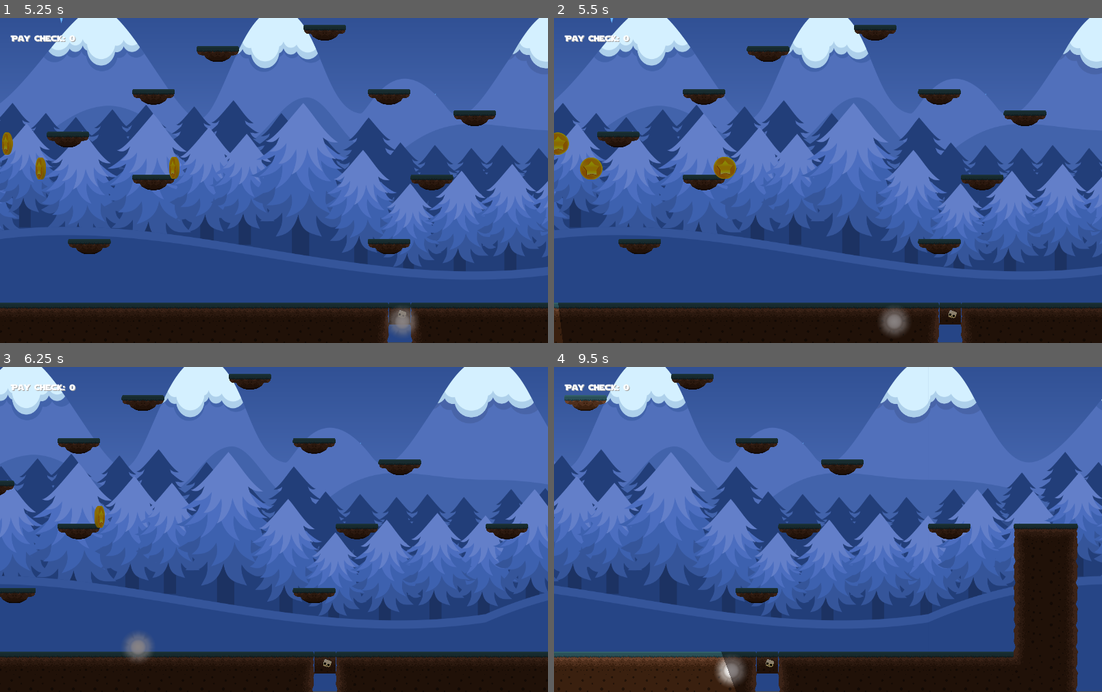
Above: before the commit, frames 1-4 (two rows, left to right).
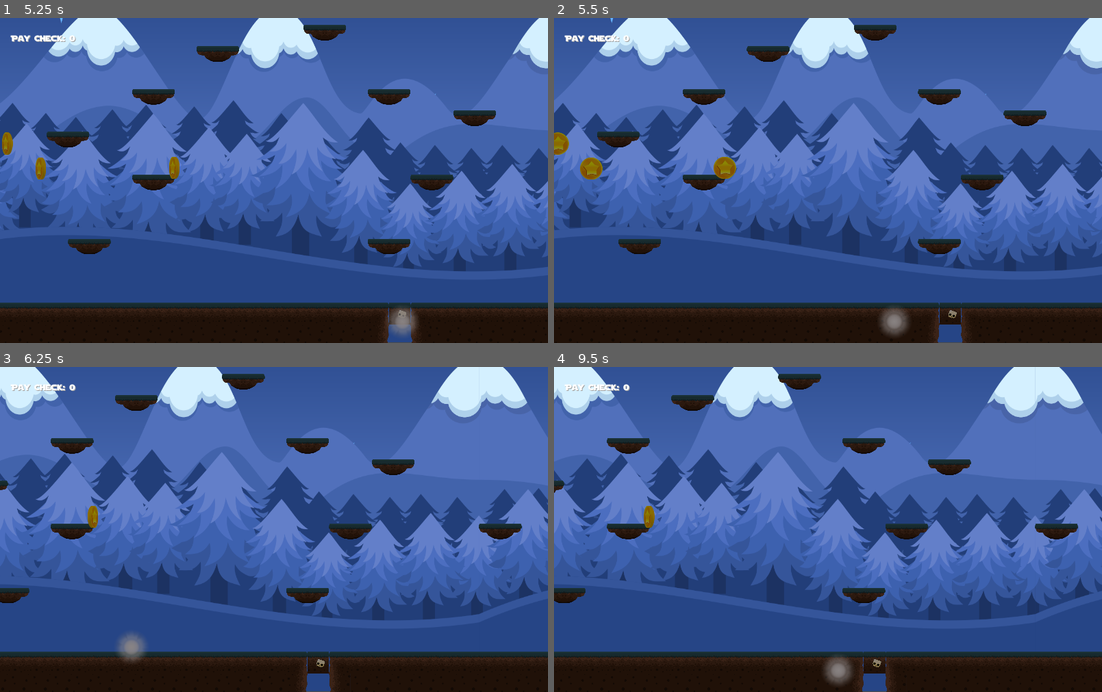
Above: after the commit, the same moments.

Repository: ahmet9cengiz/DarkLight
Game: Godot game, scene res://test.tscn
Same seed, same stepped clock (60 frames per second), same inputs: the game is played once before the commit and once after it. This scene is started directly instead of the project's main scene.
Inputs:
- Up to frame 1 (5.25 s): tap Enter (ui_accept) at 0.5, 0.77, 1.52, 3.02, 3.77, 4.52 s; hold Right (ui_right) 0.53-2.03 s; hold Left (ui_left) 2.03-2.78 s; hold Right (ui_right) 2.78-4.28 s; hold Left (ui_left) 4.28-5.03 s; hold Right (ui_right) from 5.03 s (still down)
- Up to frame 2 (5.5 s): keep holding Right (ui_right)
- Up to frame 3 (6.25 s): release Right (ui_right) at 5.78 s; hold Left (ui_left) from 5.78 s (still down); tap Enter (ui_accept) at 6.02 s
- Up to frame 4 (9.5 s): tap Enter (ui_accept) at 6.77, 7.52, 9.02 s; release Left (ui_left) at 7.28 s; hold Right (ui_right) from 7.28 s (still down)

Frame 1 is identical in both runs. In frame 2, 0.1% of the frame differs, in the area x 0-2%, y 87-100%; in frame 3, 11%; in frame 4, 42%, in the area x 0-100%, y 0-100%.

Commit message:
Dying animation is added

Diff:
--- a/DarkLightGame/NinjaBoy.gd
+++ b/DarkLightGame/NinjaBoy.gd
@@ -42,3 +42,11 @@
 			motion.x = lerp(motion.x, 0, 0.02)
 
 	motion = move_and_slide(motion, UP)
+
+
+
+
+func _on_NinjaBoy_animation_finished():
+	if $NinjaBoy.animation == "die":
+		$NinjaBoy.playing = false
+		$NinjaBoy.frame = 9
--- a/DarkLightGame/Player.tscn
+++ b/DarkLightGame/Player.tscn
@@ -24,6 +24,16 @@
 [ext_resource path="res://images/ninjaBoy/Run_Right__009.png" type="Texture" id=22]
 [ext_resource path="res://images/ninjaBoy/Jump_Right__006.png" type="Texture" id=23]
 [ext_resource path="res://images/ninjaBoy/Jump_Right__009.png" type="Texture" id=24]
+[ext_resource path="res://images/ninjaBoy/Dead__000.png" type="Texture" id=25]
+[ext_resource path="res://images/ninjaBoy/Dead__001.png" type="Texture" id=26]
+[ext_resource path="res://images/ninjaBoy/Dead__002.png" type="Texture" id=27]
+[ext_resource path="res://images/ninjaBoy/Dead__003.png" type="Texture" id=28]
+[ext_resource path="res://images/ninjaBoy/Dead__004.png" type="Texture" id=29]
+[ext_resource path="res://images/ninjaBoy/Dead__005.png" type="Texture" id=30]
+[ext_resource path="res://images/ninjaBoy/Dead__006.png" type="Texture" id=31]
+[ext_resource path="res://images/ninjaBoy/Dead__007.png" type="Texture" id=32]
+[ext_resource path="res://images/ninjaBoy/Dead__008.png" type="Texture" id=33]
+[ext_resource path="res://images/ninjaBoy/Dead__009.png" type="Texture" id=34]
 
 [sub_resource type="SpriteFrames" id=1]
 animations = [ {
@@ -51,6 +61,11 @@
 "loop": true,
 "name": "fall",
 "speed": 5.0
+}, {
+"frames": [ ExtResource( 25 ), ExtResource( 26 ), ExtResource( 27 ), ExtResource( 28 ), ExtResource( 29 ), ExtResource( 30 ), ExtResource( 31 ), ExtResource( 32 ), ExtResource( 33 ), ExtResource( 34 ) ],
+"loop": true,
+"name": "die",
+"speed": 10.0
 } ]
 
 [sub_resource type="RectangleShape2D" id=2]
@@ -67,7 +82,7 @@
 [node name="NinjaBoy" type="AnimatedSprite" parent="."]
 scale = Vector2( 0.712337, 0.905491 )
 frames = SubResource( 1 )
-animation = "idle"
+animation = "die"
 
 [node name="CollisionShape2D" type="CollisionShape2D" parent="."]
 scale = Vector2( 18.64, 21.7387 )
@@ -82,3 +97,4 @@
 limit_smoothed = true
 smoothing_enabled = true
 editor_draw_drag_margin = true
+[connection signal="animation_finished" from="NinjaBoy" to="." method="_on_NinjaBoy_animation_finished"]
--- a/DarkLightGame/lightMask.gd
+++ b/DarkLightGame/lightMask.gd
@@ -2,8 +2,10 @@
 
 onready var effect = $lightMaskEffect
 
+signal game_over
+
 func _ready():
-	effect.interpolate_property(self, 'rotation_degrees', self.rotation_degrees, -90, 20, Tween.TRANS_QUAD, Tween.EASE_IN)
+	effect.interpolate_property(self, 'rotation_degrees', self.rotation_degrees, -90, 80, Tween.TRANS_QUAD, Tween.EASE_IN)
 	effect.start()
 
 func _process(delta):
@@ -11,4 +13,4 @@
 
 func _on_Area2D_body_exited(body):
 	if body.name == "Player":
-		print("Out of the shade!")
+		emit_signal("game_over")
--- a/DarkLightGame/test.gd
+++ b/DarkLightGame/test.gd
@@ -7,6 +7,7 @@
 func _ready():
 	randomize()
 	screensize = get_viewport().get_size()
+	$lightMask.connect("game_over", self, "_on_game_over")
 	set_process(true)
 	spawnCoins(4)
 
@@ -18,6 +19,10 @@
 		c.position = Vector2(rand_range(50, screensize.x - 50), rand_range(screensize.y - 200, screensize.y - 50))
 
 func _on_coin_grabbed():
-		score += 10
-		print(score)
-		#$lightMask.rotation_degrees -=10
+	score += 10
+	print(score)
+
+
+func _on_game_over():
+	$Player/NinjaBoy.play("die")
+	$Player.set_physics_process(false) #stop moving
Not shown: 1 places in DarkLightGame/Player.tscn that only renumber resources
